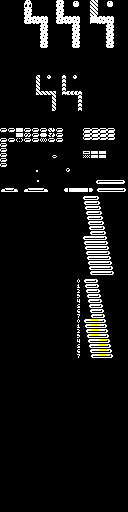
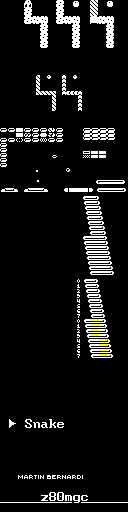
Revision of a layered 128x512 image; what changed, layer by layer:
painted on "Background" over box(0, 419, 128, 503)
